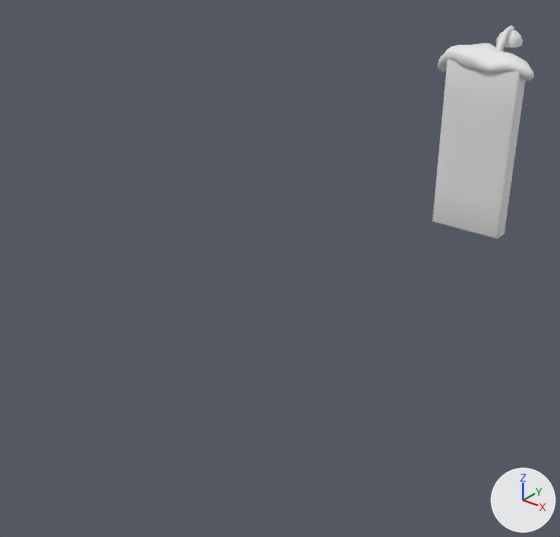
What one commit did to the FBX model Assets/Models/PonivilleObjects/Rubilnik.fbx.
The view is the same before and after, from a 50 mm lens placed at (24.4, -17.5, 22.5), pointed at (-3.4, 17.3, 0.9). Every picture has the same lights, and +X, +Y and +Z are marked at lower right. Where no turn or scale is listed for an object, it has been applied to the vertices.

Objects in the first picture: 'Rubilnika', 'Snow'.
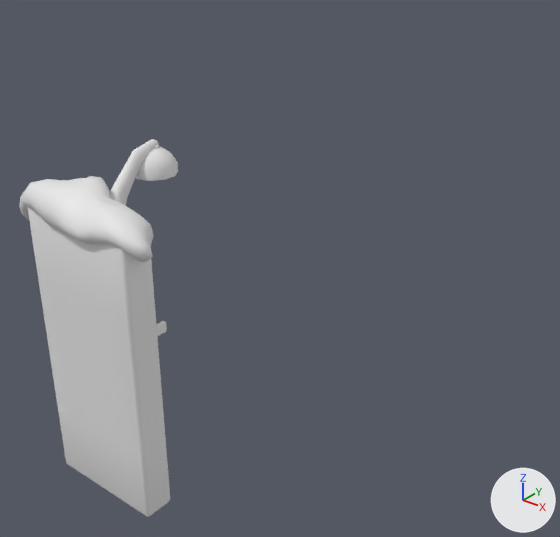
Changed parts and their boxes (x1, y1, x2, y2) in the pictures (560 x 537 px):
'Rubilnika', moved
    before: (433, 25, 525, 239)
    after: (27, 139, 178, 517)
'Snow', moved
    before: (437, 43, 534, 81)
    after: (19, 176, 154, 262)

The change in detail:
Object 'Rubilnika' (ob_rubilnika) moves from (-1.12, 39.44, -0.09) to (0.0, 0.0, -0.09).
Object 'Snow' (ob_snow) moves from (-1.18, 39.83, 10.85) to (0.0, 0.31, 10.85).
